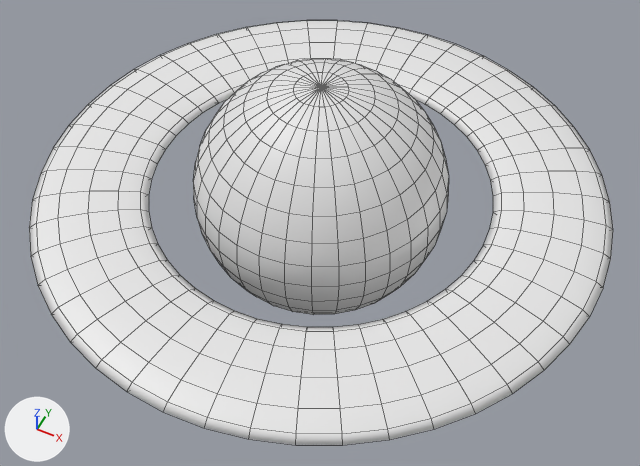
One commit to the Blender file Assets/3D models/saturn/saturn.blend: the scene before it, then after it.
One viewpoint serves both versions: a camera (50 mm lens) standing at (1.54, -3.09, 3.48) and looking at (0.08, -0.17, -0.17). The axes (+X, +Y, +Z) are drawn at lower left. The lights are the same throughout. Mesh edges are drawn as thin lines.

Before the edit, the objects in view are built like this:
```python
me_sphere = bpy.data.meshes.new('Sphere')
me_sphere.from_pydata(...)  # 1058 vertices, 1088 faces; spans x -2.25..2.25, y -2.25..2.25, z -1.0..1.0
me_sphere.polygons.foreach_set('use_smooth', [True] * 1088)
ob_sphere = bpy.data.objects.new('Sphere', me_sphere)
ob_sphere.location = (0.0, 0.0, 0.0)
ob_sphere.scale = (0.699, 0.699, 0.699)
```
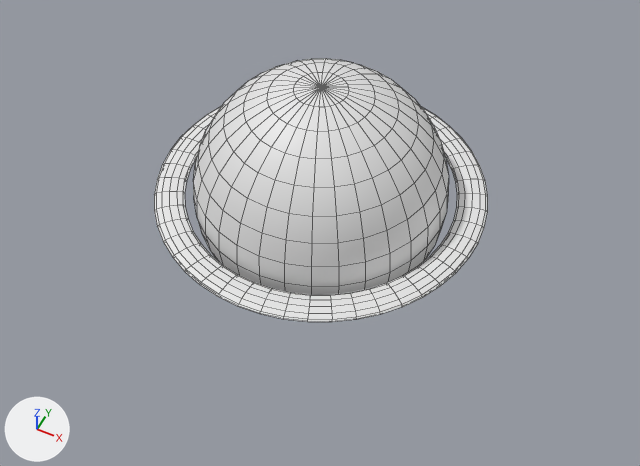
The newer file is also rescaled (x1.616) as a whole; pictures and numbers use the older file's frame.

Boxes (x1, y1, x2, y2) around the edits, measured in the pictures (640 x 466 px; the box of a moved part takes in the faces that stretch with it):
```json
{"object": "Sphere", "change": "reshaped", "before": [29, 21, 613, 445], "after": [154, 58, 488, 322], "on screen": "43% narrower, 38% shorter"}
{"part": 1, "of": "me_sphere", "change": "moved or reshaped", "before": [29, 21, 613, 445], "after": [154, 107, 488, 322]}
```

Scene script edits in JSON lines:
```json
{"block": "me_sphere", "where": "# used by ob_sphere; location = (0.0, 0.0, 0.0); scale = (0.699, 0.699, 0.699)"}
{"op": "remove", "block": "me_sphere", "code": "me_sphere.from_pydata(...)  # 1058 vertices, 1088 faces; spans x -2.25..2.25, y -2.25..2.25, z -1.0..1.0"}
{"op": "add", "block": "me_sphere", "code": "me_sphere.from_pydata(...)  # 1058 vertices, 1088 faces; spans x -1.31..1.31, y -1.31..1.31, z -1.0..1.0"}
{"block": "me_sphere", "change": "me_sphere part 1: 576 of 1058 vertices moved; they spanned x -2.25..2.25, y -2.25..2.25, z -0.07..0.07 and now span x -1.31..1.31, y -1.31..1.31, z -0.02..0.02; mean shift (0.0, 0.0, 0.0); largest move (2.08, -0.86, 0.0) -> (1.21, -0.5, 0.0)"}
```
